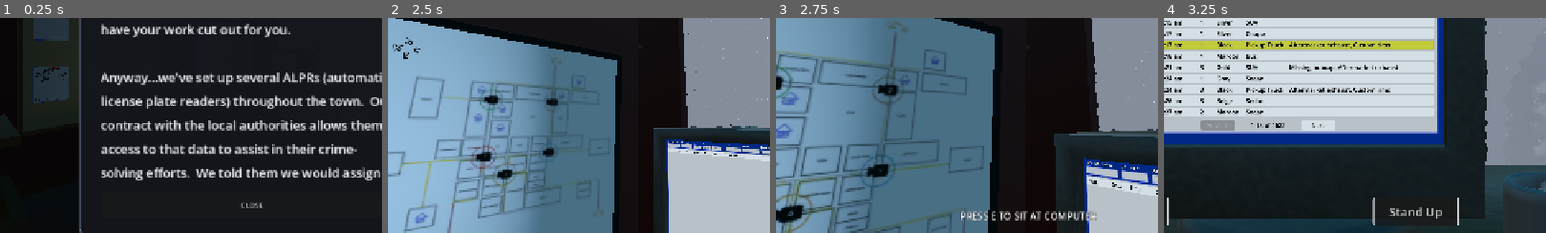
Above: before the commit, frames 1-4 (left to right).
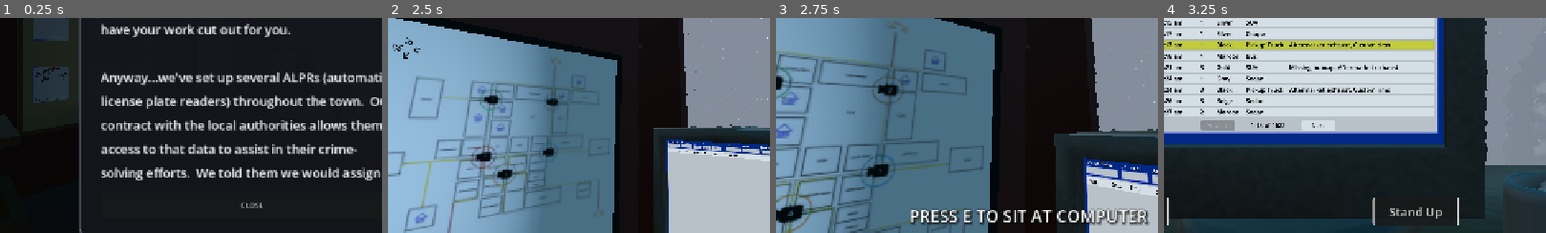
Above: after the commit, the same moments.

Repository: Ciph3rzer0/brackeys-2026.2-trust-no-one
Game: Godot game, scene res://scenes/city.tscn
Two runs of this game, one before a commit and one after it. Both use one fixed random seed, a clock stepped at 60 frames per second and the inputs below.
Inputs (mouse positions are % of the whole screen's width and height, from its top left):
- Up to frame 1 (0.25 s): no input
- Up to frame 2 (2.5 s): tap Enter at 0.5 s; move the mouse to (45, 70) at 0.52 s; hold E (pc_interact) 0.53-1.28 s; hold W (pc_forward) from 0.53 s (still down); click (45, 70) at 0.67 s; tap Space at 0.77, 1.52 s; move the mouse to (57, 51) at 1.27 s; tap Ctrl at 1.35 s; move the mouse to (42, 49) at 2.02 s; hold Shift from 2.03 s (still down)
- Up to frame 3 (2.75 s): keep holding W (pc_forward); keep holding Shift
- Up to frame 4 (3.25 s): tap E (pc_interact) at 2.75, 2.85 s; move the mouse to (51, 50) at 2.77 s; release W (pc_forward) at 2.78 s; release Shift at 2.78 s; hold A (pc_left) from 2.78 s (still down); click (51, 50) at 2.92 s; tap Space at 3.02 s
The pictures show only the part of the screen within x 17-67%, y 43-93%; the shares and areas given below are measured in that part.

Frames 1-2 are identical in both runs. In frame 3, 3.2% of the frame differs, in the area x 35-98%, y 88-97%; in frame 4, nothing differs.

Commit message:
feat: increase size and readability of interaction prompt

Diff:
--- a/scenes/player.tscn
+++ b/scenes/player.tscn
@@ -16,8 +16,12 @@
 corner_radius_bottom_left = 3
 
 [sub_resource type="LabelSettings" id="LabelSettings_e7sg5"]
-outline_size = 2
+font_size = 28
+outline_size = 4
 outline_color = Color(0, 0, 0, 1)
+shadow_size = 10
+shadow_color = Color(0, 0, 0, 0.39215687)
+shadow_offset = Vector2(2, 2)
 
 [sub_resource type="CapsuleMesh" id="CapsuleMesh_0o143"]
 radius = 0.25
